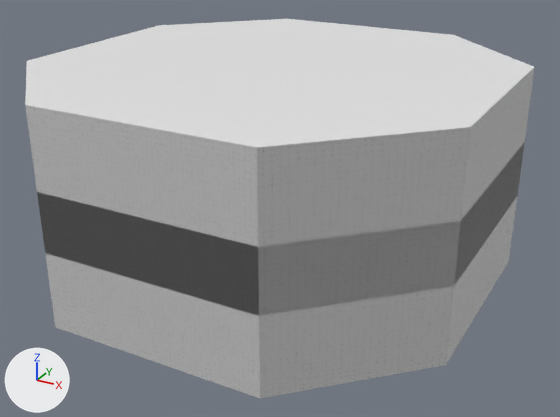
The glTF model enviroments/battle_ground/level geometry/level.glb, before and after one commit.
Rendered twice from a 50 mm camera at (164.0, -294.0, 125.0) aimed at (5.0, -6.0, -18.0). Arrows for +X, +Y and +Z are at lower left; the lights stay in place. Vertices at the same position are counted once.

In view in the first picture: 'border', 'level'.
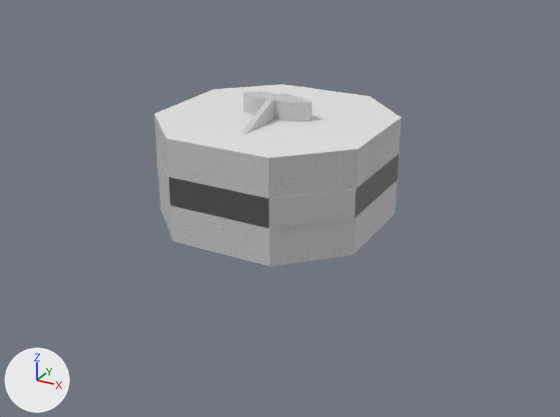
The edits, one by one:
me_level is used by ob_level; location (0.0, 0.0, 0.0).
me_level had 218 vertices, 432 faces and spanned x -100.0..100.0, y -100.0..100.0, z -20.0..20.0.
me_level now has 1442 vertices, 3000 faces and spans x -50.0..50.0, y -50.0..50.0, z -32.0..32.0.
me_level part 1: 4 vertices moved within x -30.0..30.0, y 0.0, z 0.0; 214 vertices removed from x -100.0..100.0, y -100.0..100.0, z -20.0..20.0; 1438 vertices added at x -50.0..50.0, y -50.0..50.0, z -32.0..32.0.
me_border has 38 vertices, 72 faces and spans x -100.0..100.0, y -100.0..100.0, z -47.0..47.0.
me_border is used by ob_border; location (0.0, 0.0, 0.0).
me_border part 2: the whole mesh is scaled about its middle by 0.5.

Changed parts and their boxes [x1, y1, x2, y2] in the pictures (560 x 417 px):
'border', mesh rescaled (51% narrower, 52% shorter)
    before: [25, 19, 535, 398]
    after: [154, 84, 401, 266]
'level', reshaped
    before: [37, 142, 525, 316]
    after: [156, 92, 399, 229]
